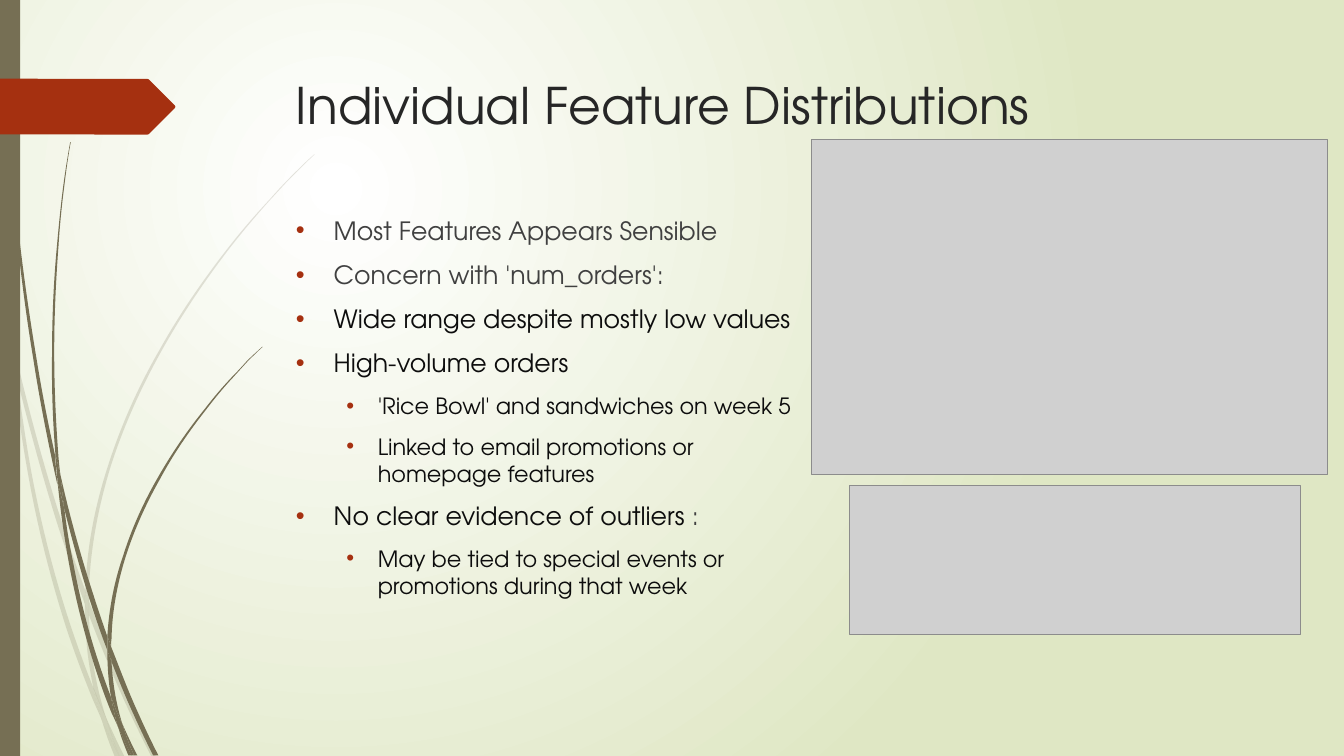
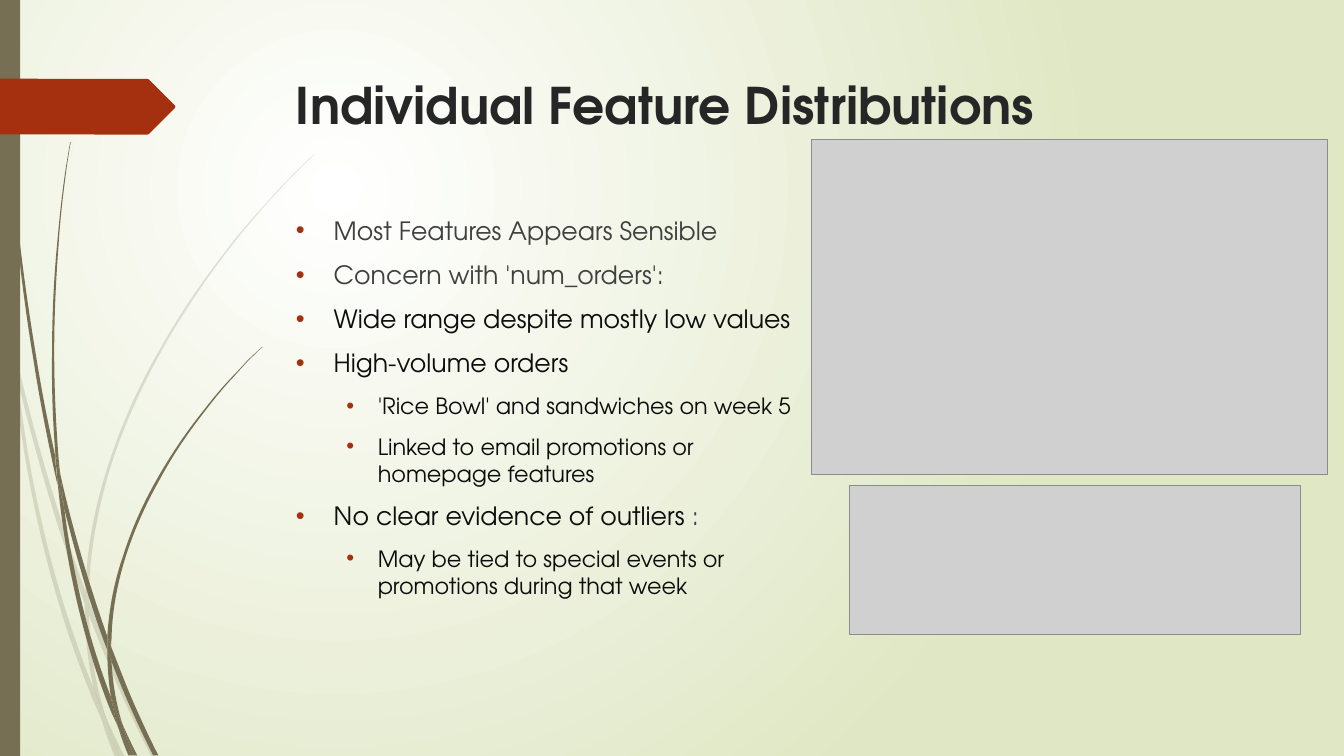
Before and after one commit to arezoo396/Capstone2-Food-Demand-Forecasting, a slide deck: slide 6 of Reports/Capstone2_Final_Slides.pptx. Drawn at 1344x756 pixels with LibreOffice and Linux fonts; fonts in the diff are those of the drawing; grey boxes stand for pictures. Boxes give left, top, right and bottom in pixels: in the first picture for what was removed or moved away, otherwise in the second. Text is boxed around its words. In the diff, an @@ line names an element or a change of style, - is before the commit and + after.

```diff
--- a/Reports/Capstone2_Final_Slides.pptx
+++ b/Reports/Capstone2_Final_Slides.pptx
@@ title "Individual Feature Distributions" at [296,85,1034,146]: bold on @@
```
Also in this commit, not shown: 14 other slides changed, 4 slides added, 1 slide removed.
